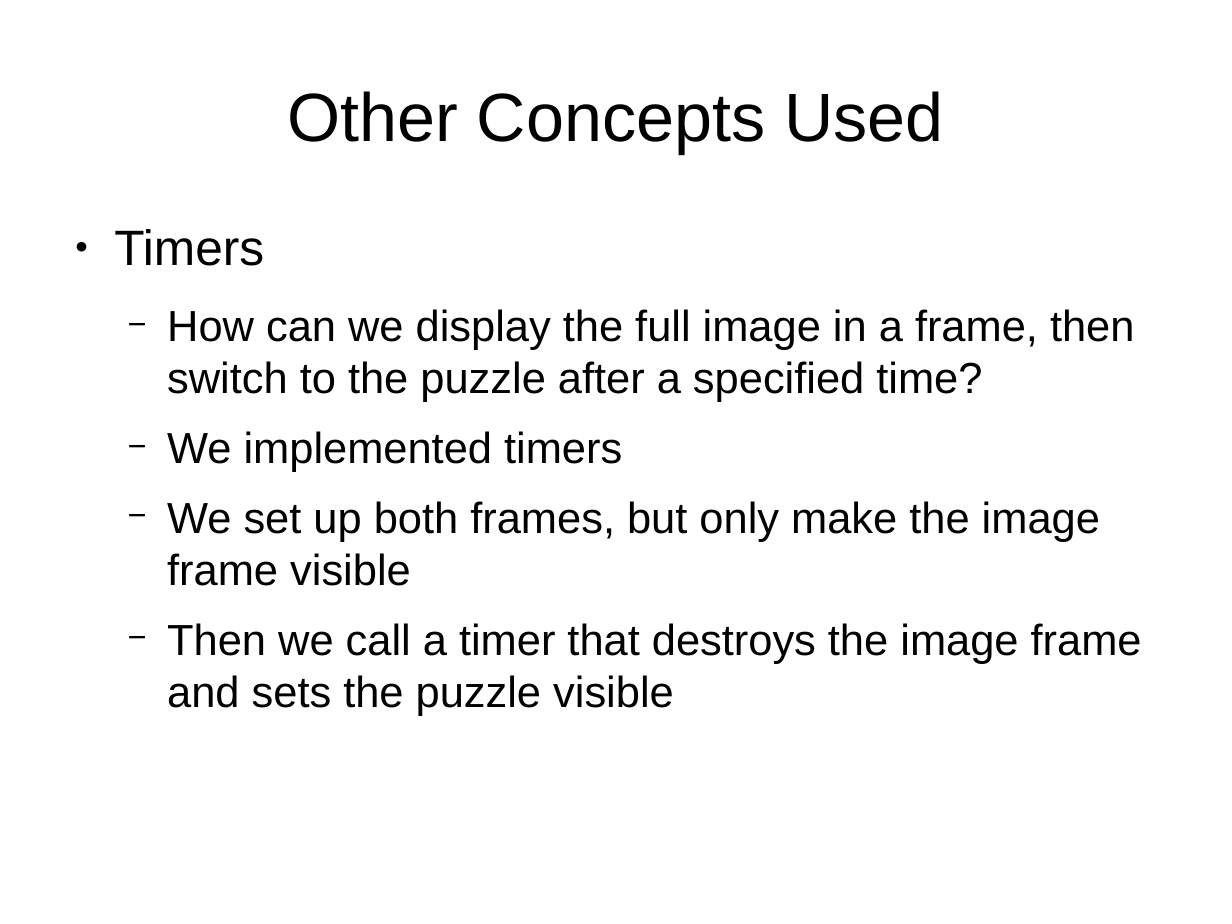
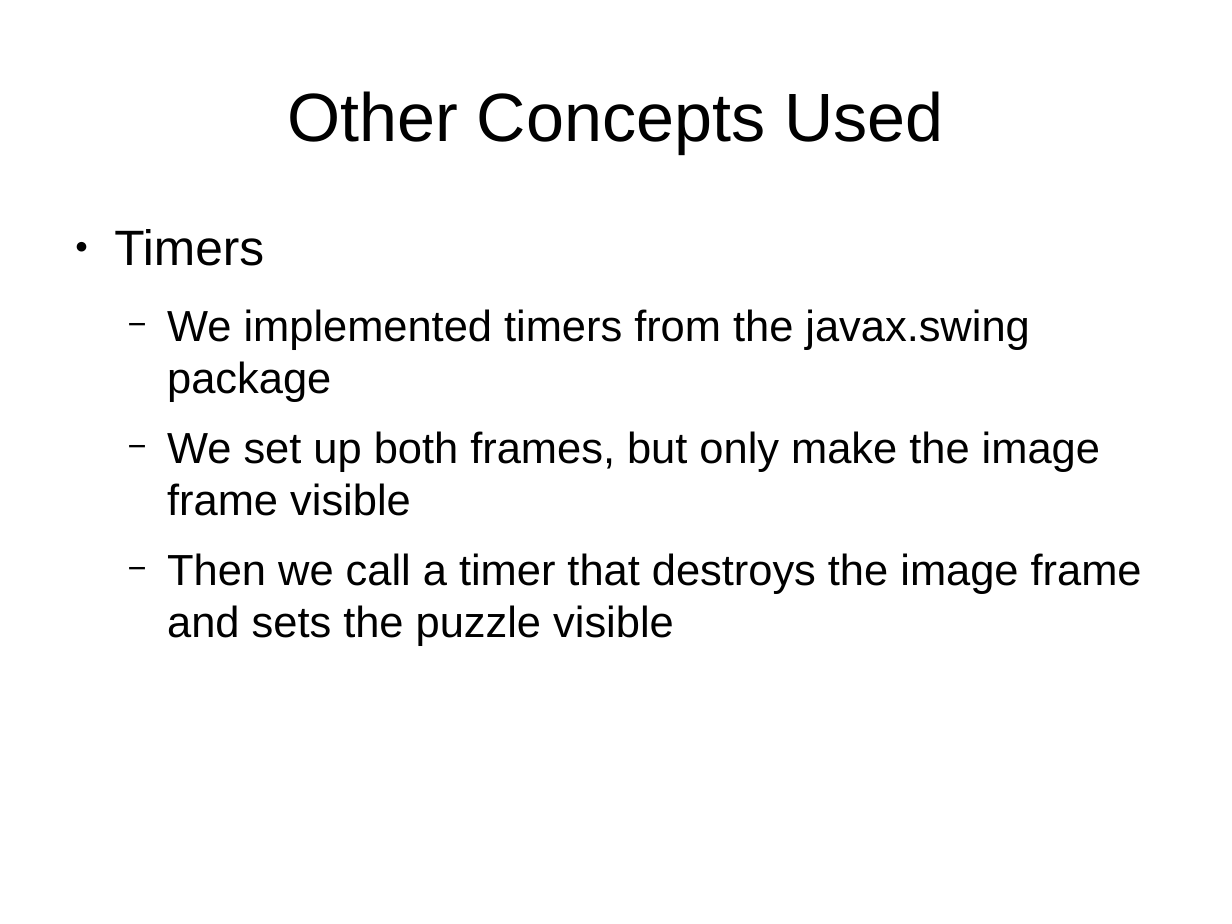
Before and after one commit to StephenKairos/CS151_Projects-HW, a slide deck: slide 19 of Group Project/Presentation.odp (slide 18 before the commit). Drawn at 1232x924 pixels with LibreOffice and Linux fonts; fonts in the diff are those of the drawing. Boxes give left, top, right and bottom in pixels: in the first picture for what was removed or moved away, otherwise in the second. Text is boxed around its words. In the diff, an @@ line names an element or a change of style, - is before the commit and + after.

```diff
--- a/Group Project/Presentation.odp
+++ b/Group Project/Presentation.odp
@@ text at (167,309,1029,402): text changed @@
-  − How can we display the full image in a frame, then switch to the puzzle after a specified time?
-  − We implemented timers
+  − We implemented timers from the javax.swing package
```
Also in this commit, not shown: 2 other slides changed, 2 slides added.
